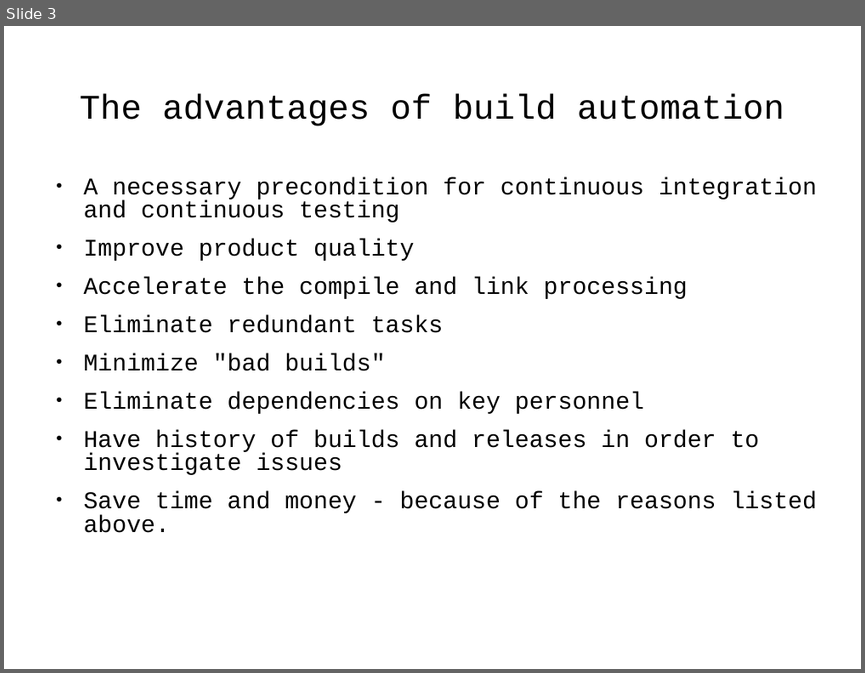
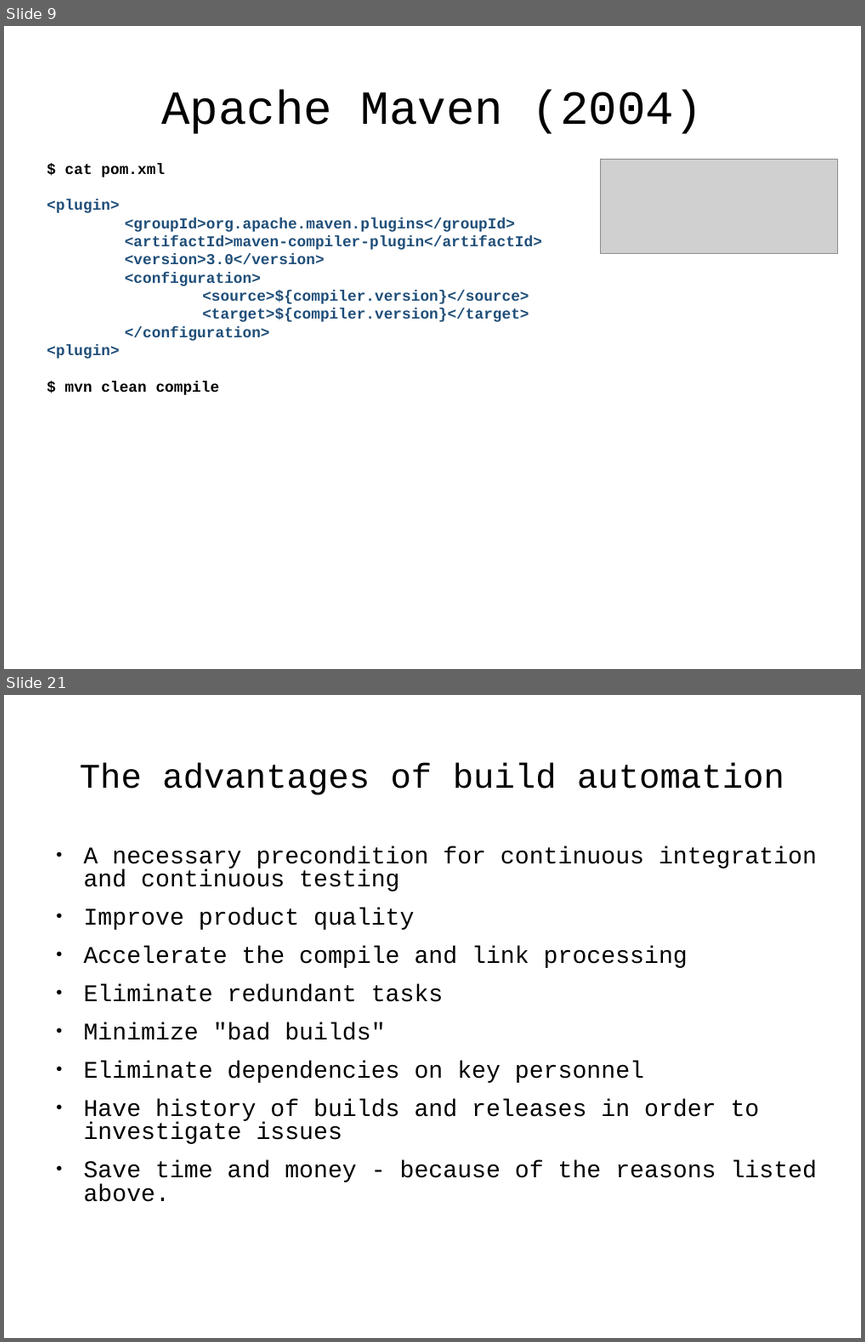
Before and after one commit to j-avdeev/DevOps, a slide deck: DevOps - lec day5 - Build automation.odp. Shown one above the other, each under a label of ours: slide 3 before the commit, slides 9 and 21 after it; the slides between them are not shown. The pictures are 865x673 and 865x1342 pixels, drawn with LibreOffice and Linux fonts; fonts in the diff are those of the drawing; grey boxes stand for pictures. Boxes give left, top, right and bottom in pixels: in the first picture for what was removed or moved away, otherwise in the second. Text is boxed around its words. In the diff, an @@ line names an element or a change of style, - is before the commit and + after.

```diff
--- a/DevOps - lec day5 - Build automation.odp
+++ b/DevOps - lec day5 - Build automation.odp
@@ slide 9 added at box(4, 26, 861, 669), background #FFFFFF @@
@@ title added at box(161, 90, 703, 134), 44 pt, text #000000 @@
+Apache Maven (2004)
@@ text added at box(46, 163, 542, 395), 14 pt, text #1F4E79, bold @@
+$ cat pom.xml
+<plugin>
+<groupId>org.apache.maven.plugins</groupId>
+<artifactId>maven-compiler-plugin</artifactId>
+<version>3.0</version>
+<configuration>
+<source>${compiler.version}</source>
+<target>${compiler.version}</target>
+</configuration>
+<plugin>
+$ mvn clean compile
@@ picture added at box(601, 159, 838, 253) @@
@@ what was slide 3 is now slide 21 @@
```
Also in this commit, not shown: 1 slide changed, 18 other slides added, 15 slides removed, 4 other files.
